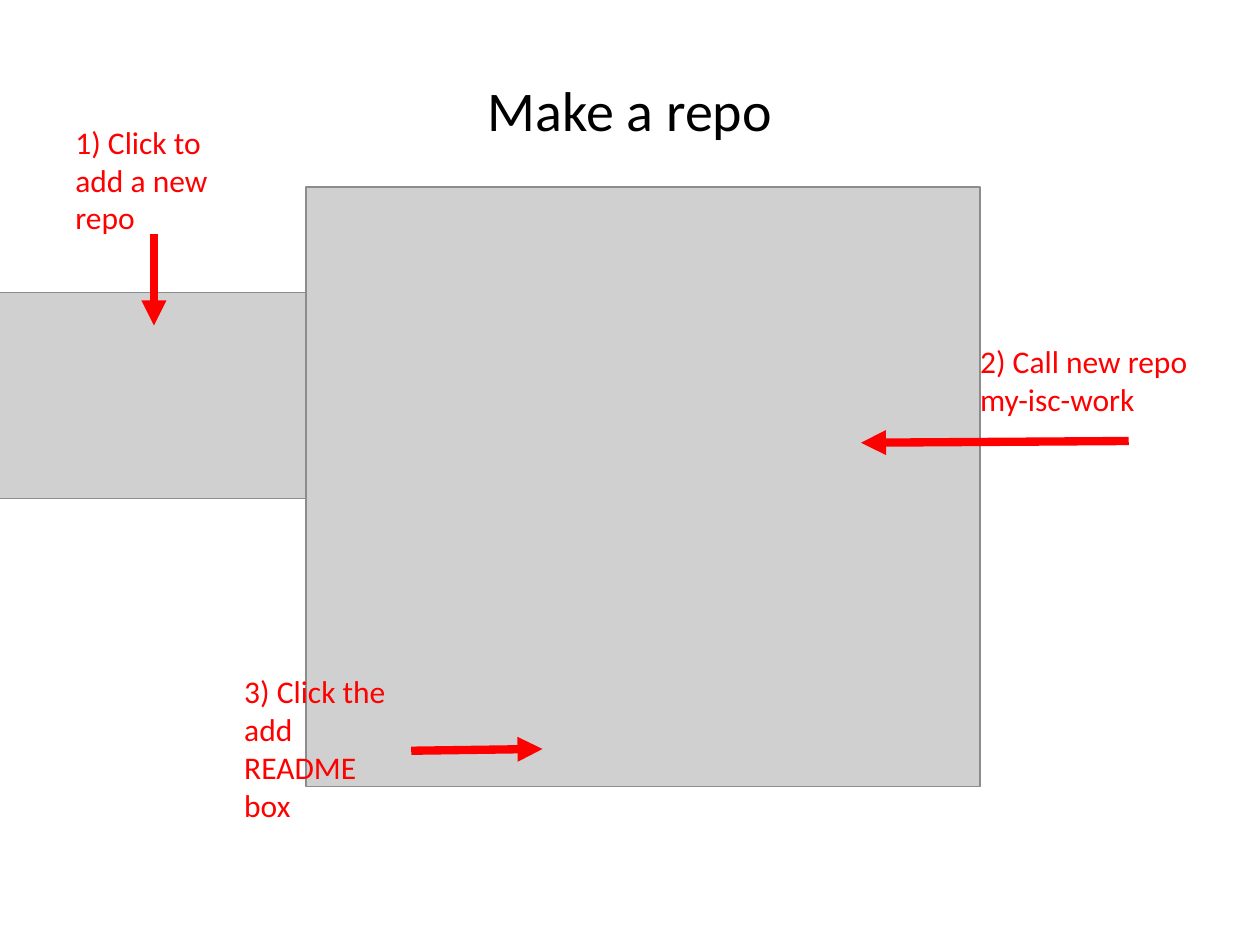
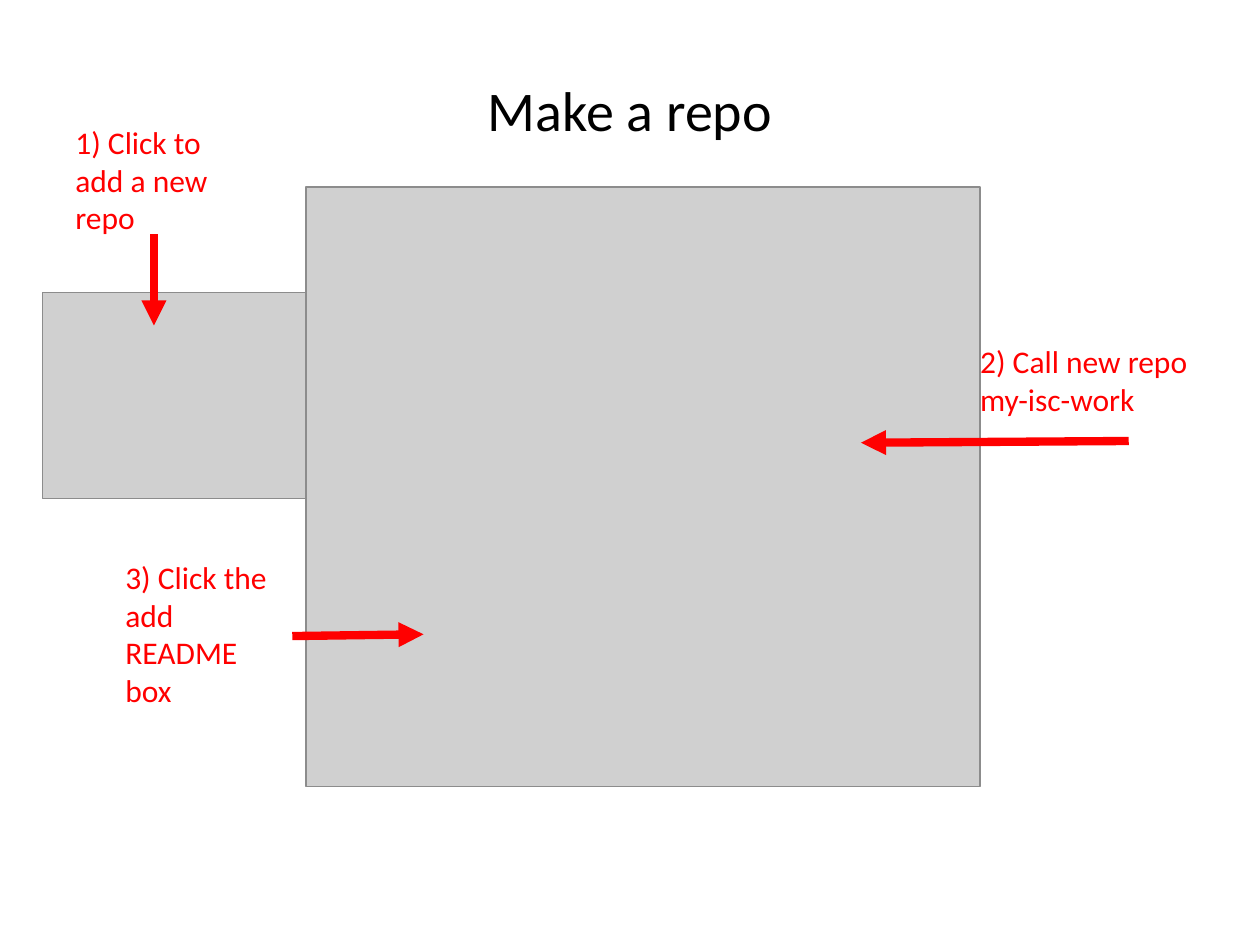
Before and after one commit to ncasuk/ncas-isc, a slide deck: slide 10 of shell/presentations/01_git1.pptx. Drawn at 1260x945 pixels with LibreOffice and Linux fonts; fonts in the diff are those of the drawing; grey boxes stand for pictures; background and template pictures are left out. Boxes give left, top, right and bottom in pixels: in the first picture for what was removed or moved away, otherwise in the second. Text is boxed around its words. In the diff, an @@ line names an element or a change of style, - is before the commit and + after.

```diff
--- a/shell/presentations/01_git1.pptx
+++ b/shell/presentations/01_git1.pptx
@@ picture: place and size @@
-picture at [0,292,363,499]
+picture at [43,292,363,499]
@@ text "3) Click the add README ..." rewrapped from [244,677,386,818] to [125,566,267,703] @@
@@ arrow moved from (411, 751) - (543, 748) to (292, 636) - (423, 634) @@
```
Also in this commit, not shown: 6 other slides changed, 1 other file.
